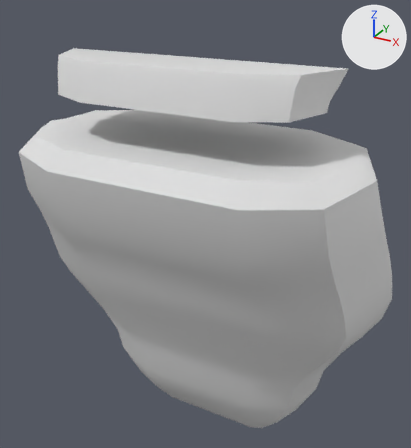
The OBJ model characters/meshes/hair_low_ponytail_length_seated_main.obj: old version first, new version second.
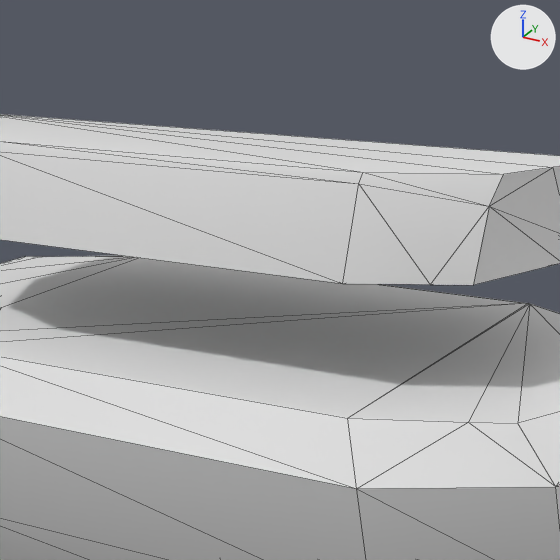
Old and new are each drawn whole from a 50 mm camera at (0.109, -0.3558, 0.4703) aimed at (-0.0008, -0.1561, 0.3704) and again close up on the part from 21% to 79% of the width and 0% to 54% of the height. Arrows for +X, +Y and +Z are at upper right; the lights stay in place. The last two pictures show the newer version. The close-ups show mesh edges as thin lines. Where no turn or scale is listed for an object, it has been applied to the vertices. Vertices at exactly the same position are counted once.

Objects in the first close-up: 'hair_low_ponytail_length_seated_main'.
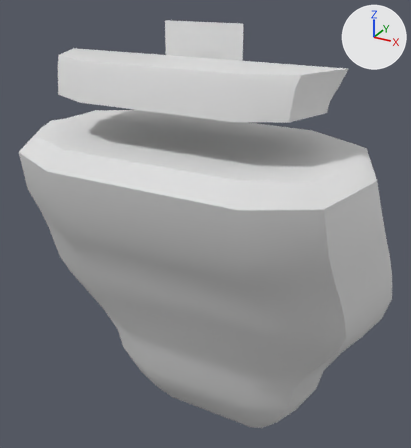
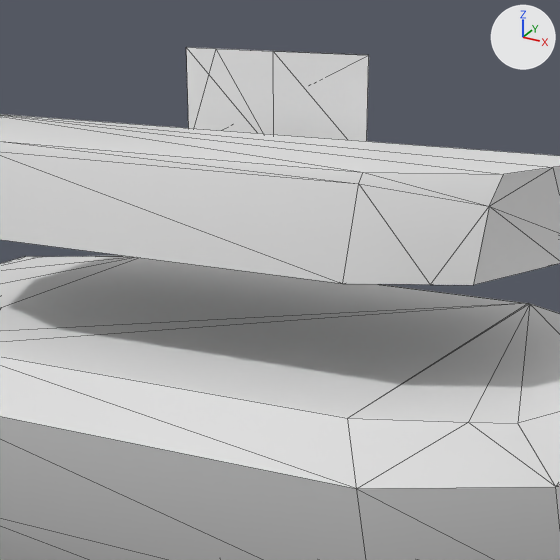
Patch to the scene script:
```diff
--- a/characters/meshes/hair_low_ponytail_length_seated_main.obj.py
+++ b/characters/meshes/hair_low_ponytail_length_seated_main.obj.py
@@ me_hair_low_ponytail_length_seated_main @@
 # used by ob_hair_low_ponytail_length_seated_main; location = (0.0, 0.0, 0.0)
-me_hair_low_ponytail_length_seated_main.from_pydata(...)  # 175 vertices, 342 faces; spans x -0.08..0.08, y -0.208..-0.115, z 0.264..0.442
+me_hair_low_ponytail_length_seated_main.from_pydata(...)  # 182 vertices, 356 faces; spans x -0.08..0.08, y -0.208..-0.115, z 0.264..0.454
+# me_hair_low_ponytail_length_seated_main part 1
+# 2 faces are deleted
+# 7 vertices are added at x -0.017..0.017, y -0.16, z 0.438..0.454
+# 16 new faces join them
+# other edits to the shape of me_hair_low_ponytail_length_seated_main do not show in these pictures
```

Boxes [x1, y1, x2, y2] around the edits, measured in the close-ups (560 x 560 px):
'hair_low_ponytail_length_seated_main', reshaped
    before: [0, 114, 560, 560]
    after: [0, 47, 560, 560]
part 1 of me_hair_low_ponytail_length_seated_main, built on
    after: [186, 47, 369, 141]
